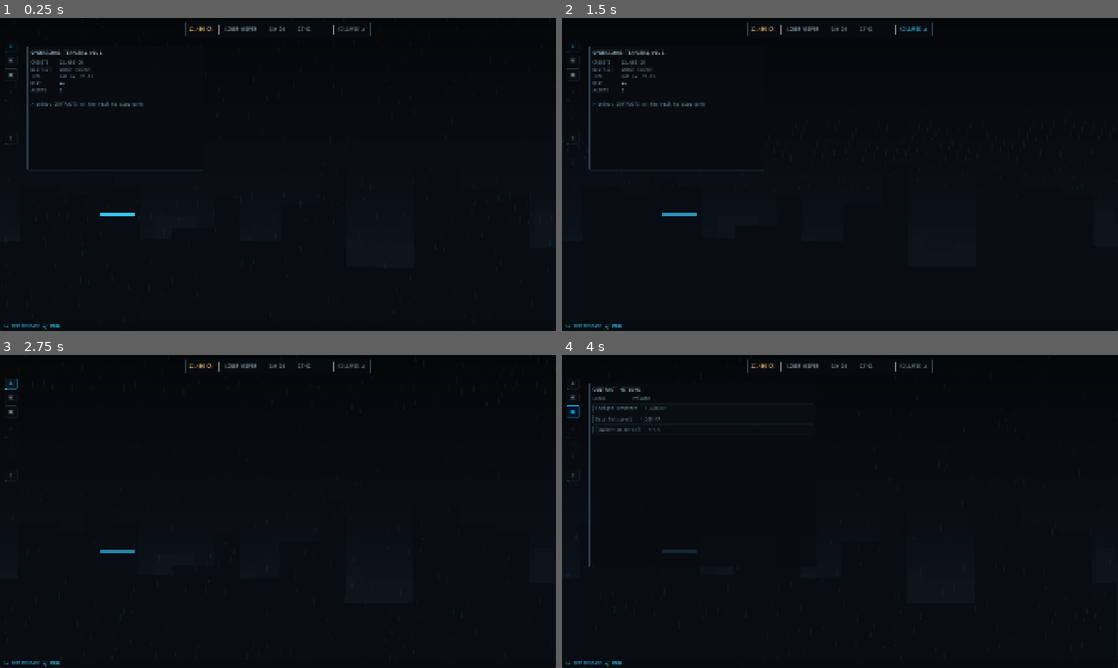
Above: before the commit, frames 1-4 (two rows, left to right).
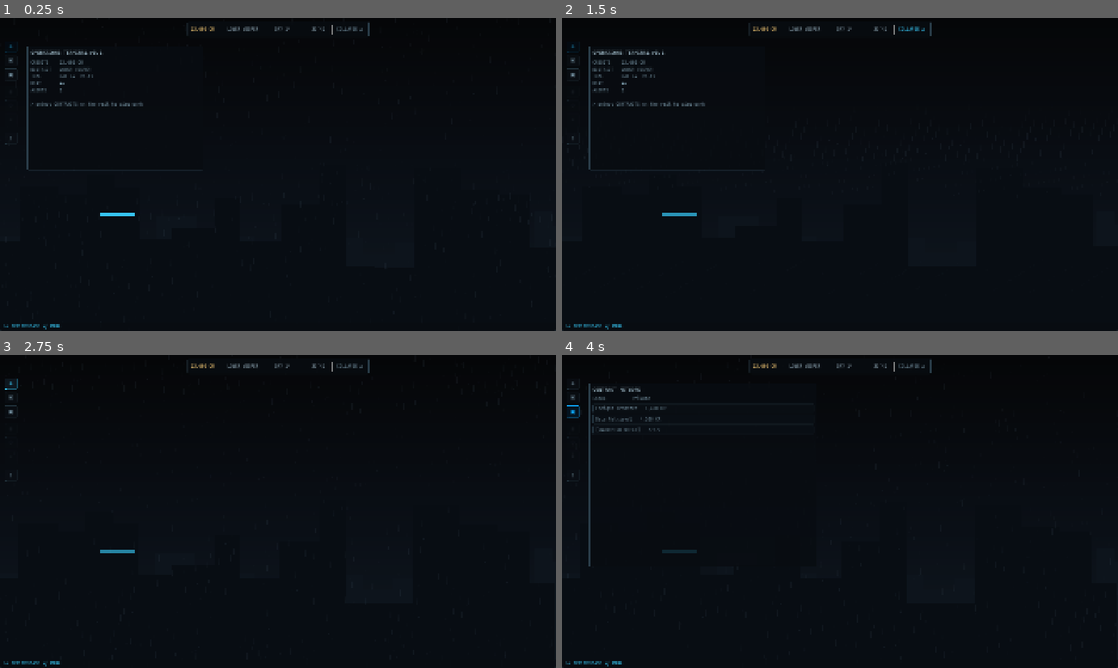
Above: after the commit, the same moments.

Repository: merlinbr/operator
Game: Godot game, scene res://scenes/main/main.tscn
The game is run twice, just before and just after one commit, with the same random seed, the same clock (stepped at 60 frames per second) and the same inputs.
Inputs:
- Up to frame 1 (0.25 s): no input
- Up to frame 2 (1.5 s): click "COLLAPSE ▲" at 0.5 s; click "EXPAND ▼" at 1.25 s
- Up to frame 3 (2.75 s): click "◈" at 2 s
- Up to frame 4 (4 s): click "✉" at 2.75 s; click "▣" at 3.5 s

The runs differ from the first frame. In frame 1, 0.3% of the frame differs, in the area x 33-67%, y 1-6%; in frame 2, 0.3%; in frame 3, 0.3%; in frame 4, 0.3%.

Commit message:
feat: compact status time field

Diff:
--- a/scenes/ui/status_chip.gd
+++ b/scenes/ui/status_chip.gd
@@ -6,6 +6,7 @@
 const GameStateScript := preload("res://autoload/game_state.gd")
 const COLOR_AMBER := Color(1.0, 0.82353, 0.47843)
 const STATUS_DIVIDER_MARGIN := 16
+const COMPACT_FIELD_WIDTH := 80.0
 
 var _gs: Node
 var _credits_label: Label
@@ -32,6 +33,10 @@
 	_district_label = Label.new()
 	_day_label = Label.new()
 	_time_label = Label.new()
+	_day_label.custom_minimum_size.x = COMPACT_FIELD_WIDTH
+	_day_label.horizontal_alignment = HORIZONTAL_ALIGNMENT_CENTER
+	_time_label.custom_minimum_size.x = COMPACT_FIELD_WIDTH
+	_time_label.horizontal_alignment = HORIZONTAL_ALIGNMENT_CENTER
 	row.add_child(_credits_label)
 	_add_status_divider(row)
 	row.add_child(_district_label)
@@ -39,9 +44,6 @@
 	row.add_child(_day_label)
 	_add_status_divider(row)
 	row.add_child(_time_label)
-	var spacer := Control.new()
-	spacer.size_flags_horizontal = Control.SIZE_EXPAND_FILL
-	row.add_child(spacer)
 	row.add_child(VSeparator.new())
 	_collapse_button = Button.new()
 	_collapse_button.name = "WorkspaceAction"
--- a/scenes/ui/status_chip.tscn
+++ b/scenes/ui/status_chip.tscn
@@ -3,7 +3,7 @@
 [ext_resource type="Script" path="res://scenes/ui/status_chip.gd" id="1_chip"]
 
 [node name="StatusChip" type="PanelContainer"]
-custom_minimum_size = Vector2(640, 38)
+custom_minimum_size = Vector2(0, 38)
 offset_right = 240.0
 offset_bottom = 64.0
 script = ExtResource("1_chip")
